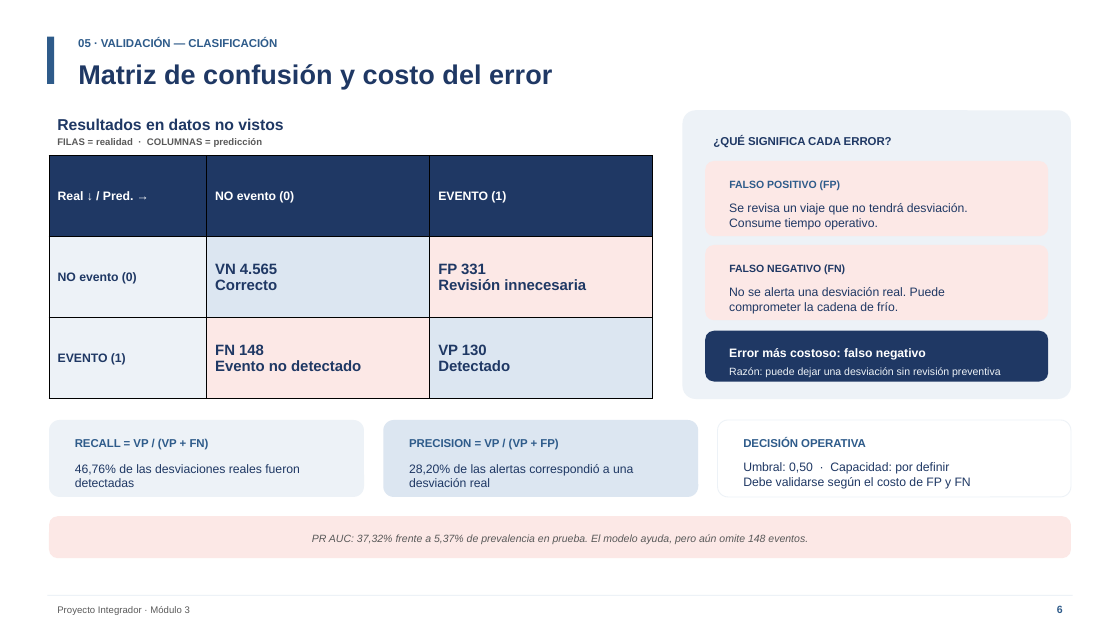
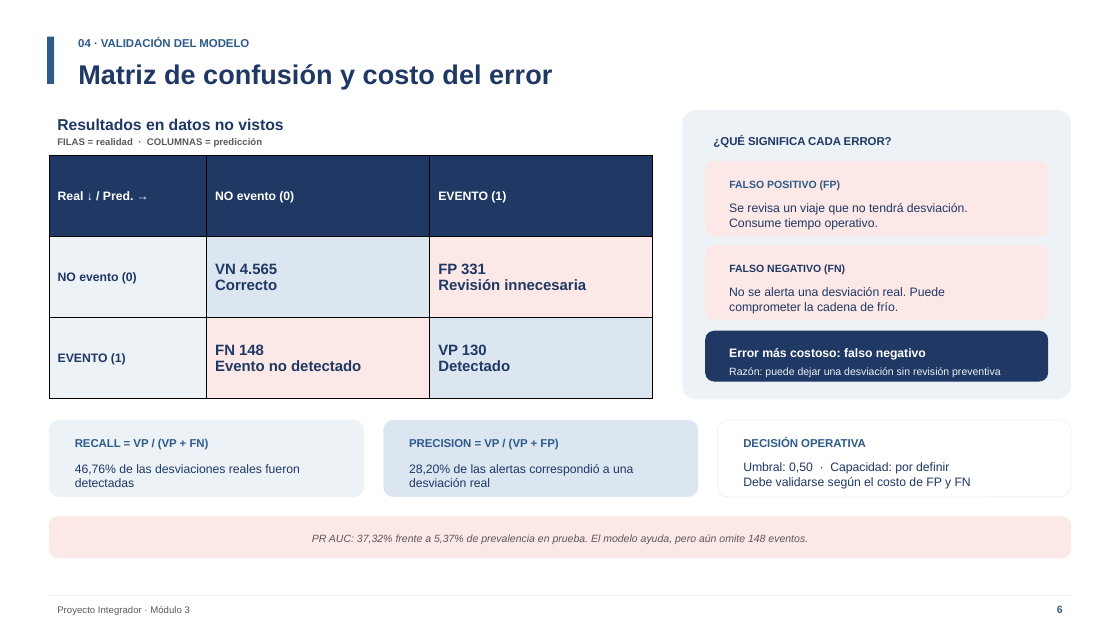
Before and after one commit to remrodri/practicasNotebookColab, a slide deck: slide 6 of proyecto-integradorV3/06-Documentacion/Presentacion_Final_AndinaLog_03B.pptx. Drawn at 1120x630 pixels with LibreOffice and Linux fonts; fonts in the diff are those of the drawing. Boxes give left, top, right and bottom in pixels: in the first picture for what was removed or moved away, otherwise in the second. Text is boxed around its words. In the diff, an @@ line names an element or a change of style, - is before the commit and + after.

```diff
--- a/proyecto-integradorV3/06-Documentacion/Presentacion_Final_AndinaLog_03B.pptx
+++ b/proyecto-integradorV3/06-Documentacion/Presentacion_Final_AndinaLog_03B.pptx
@@ text at bbox=[78, 38, 249, 47]: text changed @@
-05 · VALIDACIÓN — CLASIFICACIÓN
+04 · VALIDACIÓN DEL MODELO
```
Also in this commit, not shown: 8 other slides changed, 1 slide added, 1 slide removed, 3 other files.
